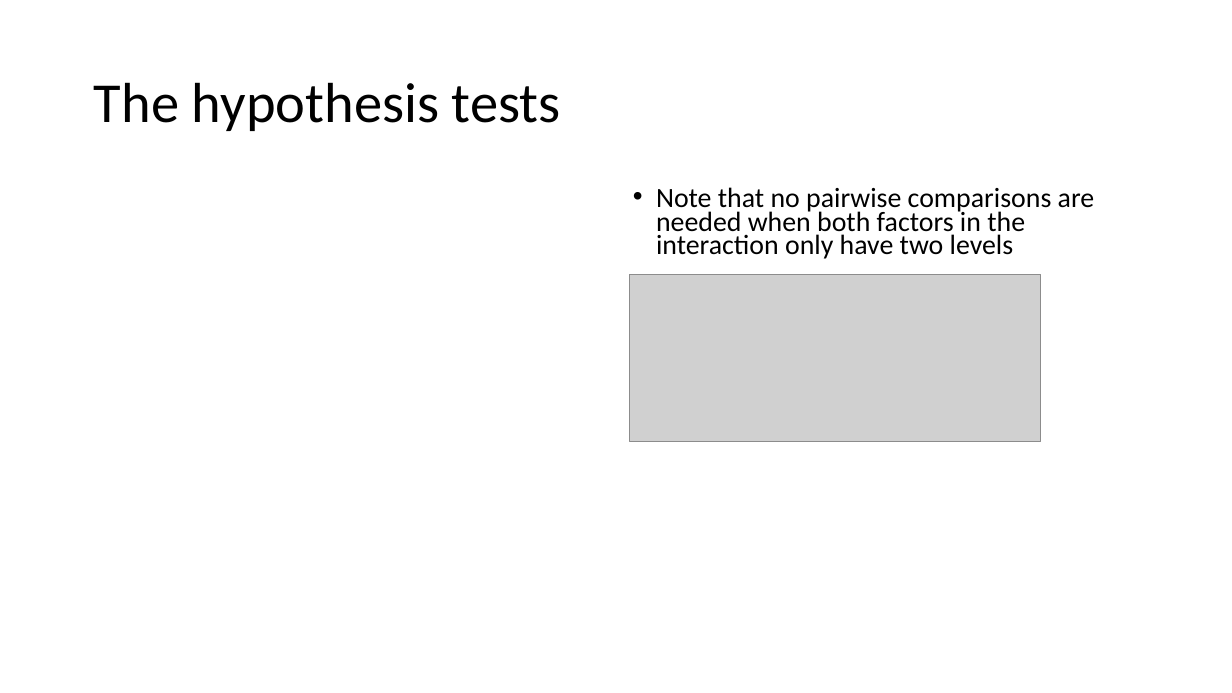
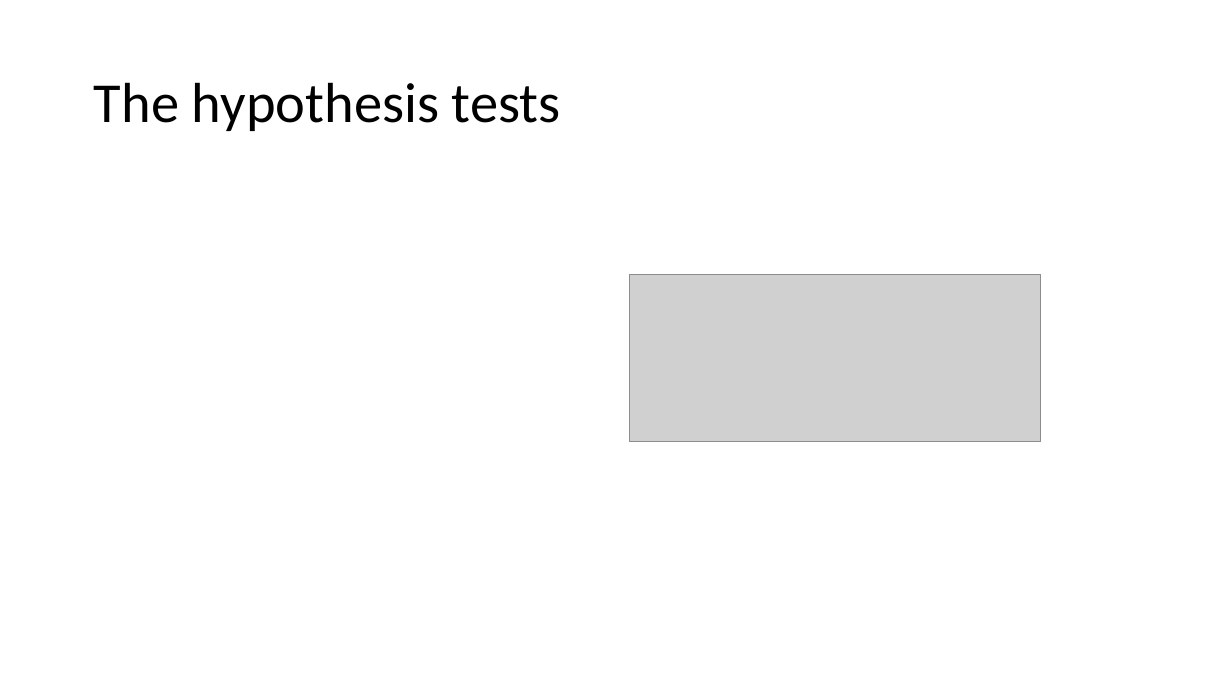
Before and after one commit to bernhardangele/BU-adv-stats, a slide deck: slide 37 of Homework 4/Homework 4 in SPSS.pptx (slide 34 before the commit). Drawn at 1232x693 pixels with LibreOffice and Linux fonts; fonts in the diff are those of the drawing; grey boxes stand for pictures. Boxes give left, top, right and bottom in pixels: in the first picture for what was removed or moved away, otherwise in the second. Text is boxed around its words. In the diff, an @@ line names an element or a change of style, - is before the commit and + after.

```diff
--- a/Homework 4/Homework 4 in SPSS.pptx
+++ b/Homework 4/Homework 4 in SPSS.pptx
@@ text removed at (656,187,1095,259) @@
-• Note that no pairwise comparisons are needed when both factors in the interaction only have two levels
```
Also in this commit, not shown: 3 slides added.
